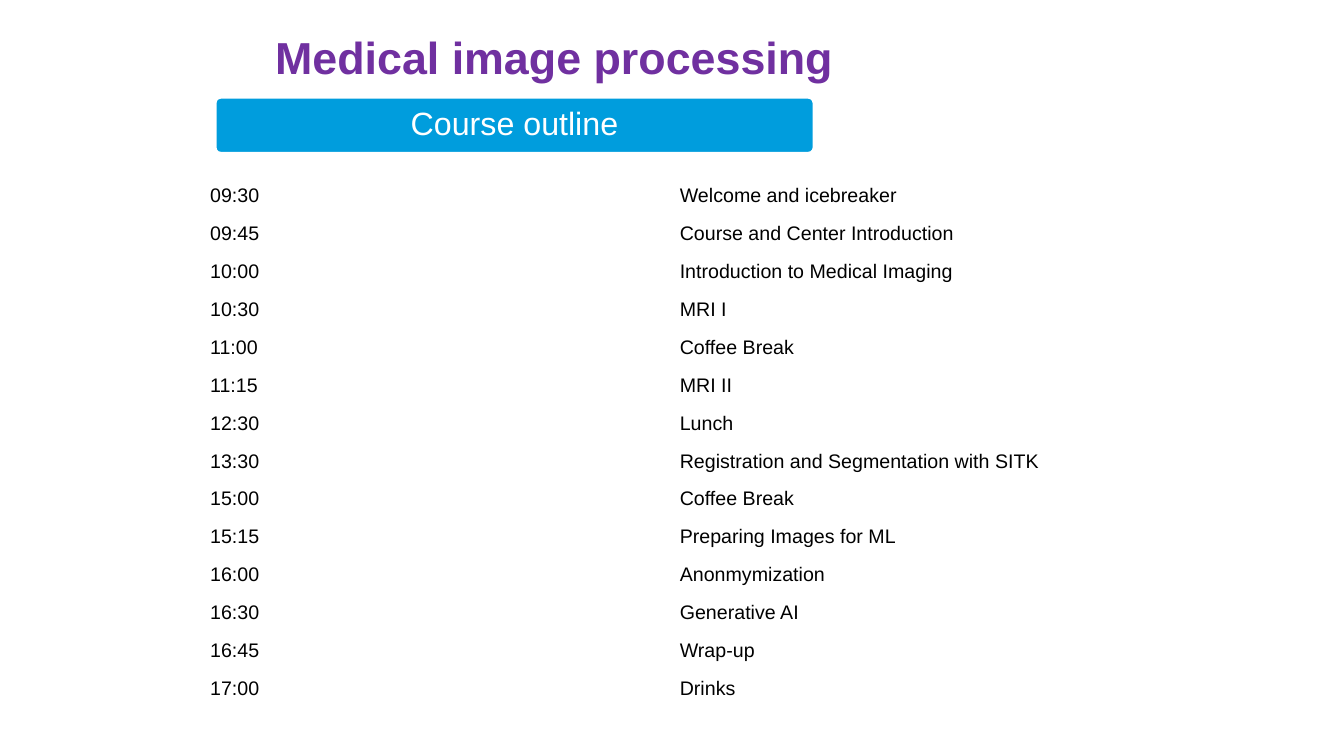
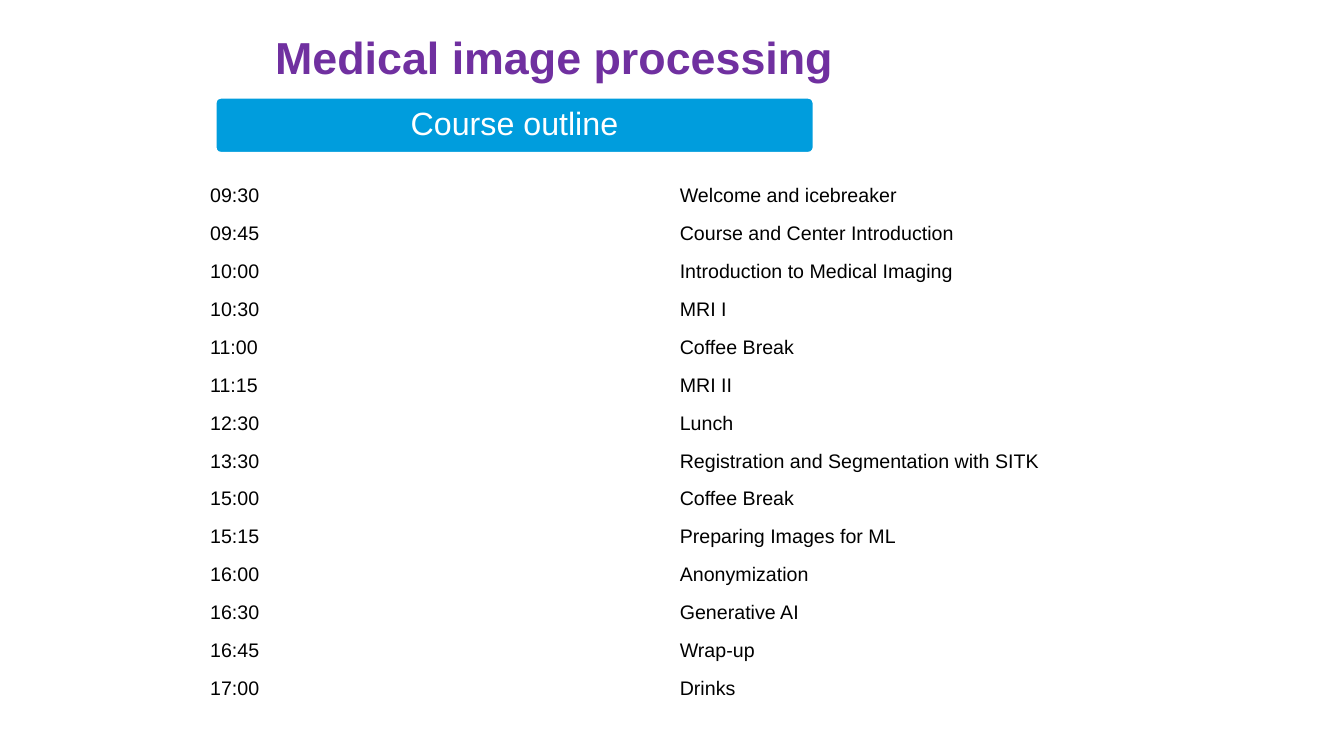
Before and after one commit to esciencecenter-digital-skills/medical-image-processing-materials, a slide deck: slide 13 of presentations/first_intro_1.pptx. Drawn at 1344x756 pixels with LibreOffice and Linux fonts; fonts in the diff are those of the drawing; background and template pictures are left out. Boxes give left, top, right and bottom in pixels: in the first picture for what was removed or moved away, otherwise in the second. Text is boxed around its words. In the diff, an @@ line names an element or a change of style, - is before the commit and + after.

```diff
--- a/presentations/first_intro_1.pptx
+++ b/presentations/first_intro_1.pptx
@@ table at (203, 176, 1142, 708) @@
-row 11, column 2: Anonmymization
+row 11, column 2: Anonymization
```
Also in this commit, not shown: 1 other file.
